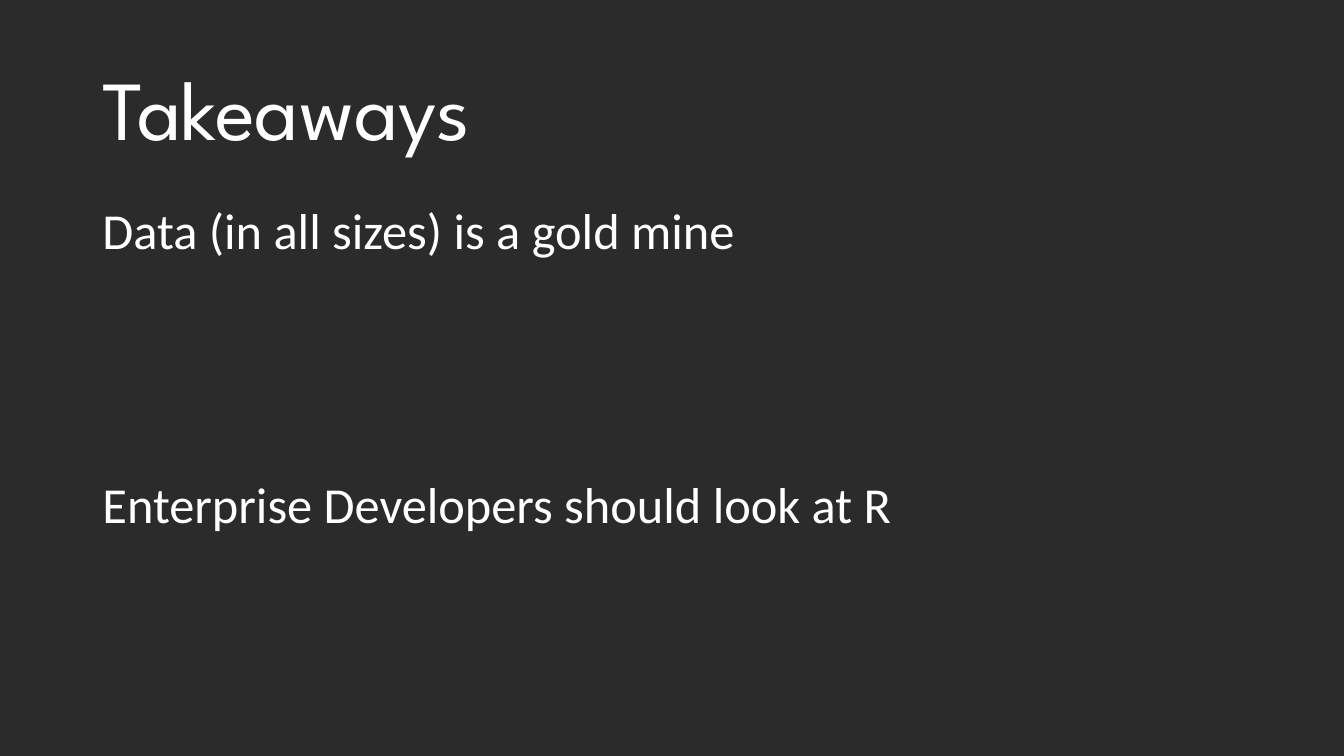
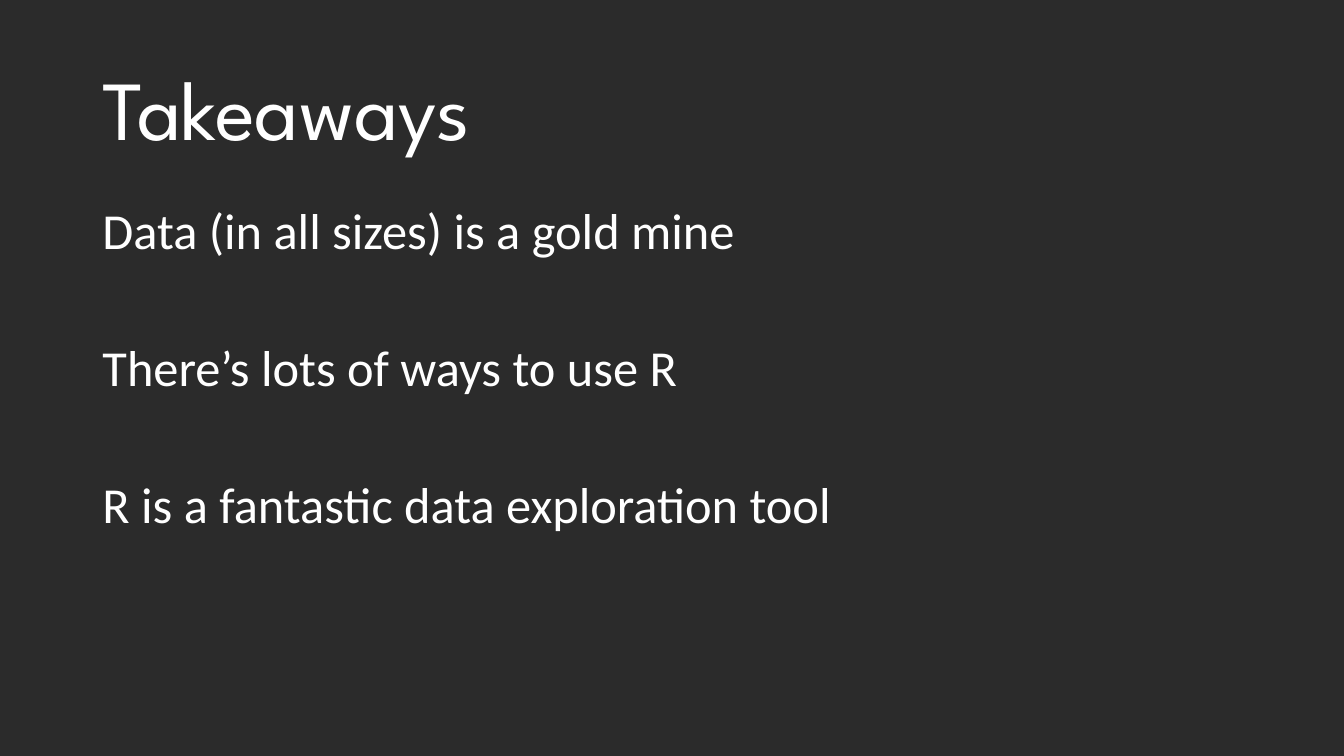
Before and after one commit to DustinEwers/r-talk-demos, a slide deck: slide 26 of slides/r_slides.pptx (slide 23 before the commit). Drawn at 1344x756 pixels with LibreOffice and Linux fonts; fonts in the diff are those of the drawing; background and template pictures are left out; a plain dark background stands for a picture behind light text. Boxes give left, top, right and bottom in pixels: in the first picture for what was removed or moved away, otherwise in the second. Text is boxed around its words. In the diff, an @@ line names an element or a change of style, - is before the commit and + after.

```diff
--- a/slides/r_slides.pptx
+++ b/slides/r_slides.pptx
@@ text at <box>102,350,831,531</box>: text changed @@
-Enterprise Developers should look at R
+There’s lots of ways to use R
+R is a fantastic data exploration tool
```
Also in this commit, not shown: 4 other slides changed, 3 slides added, 1 other file.
